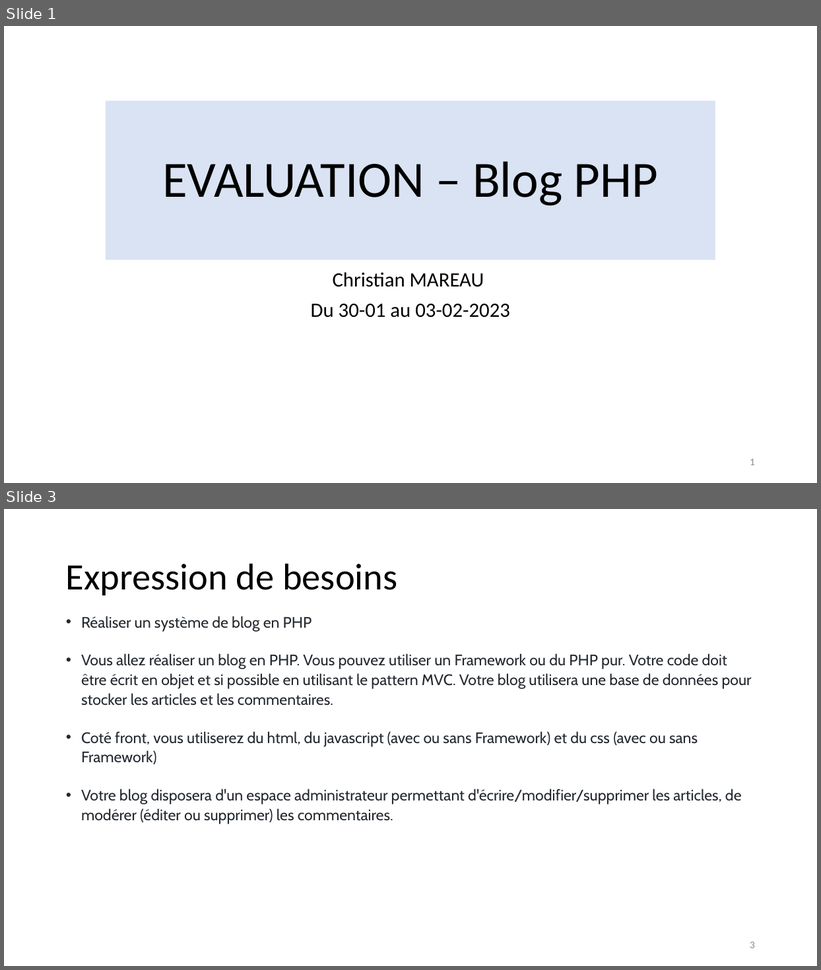
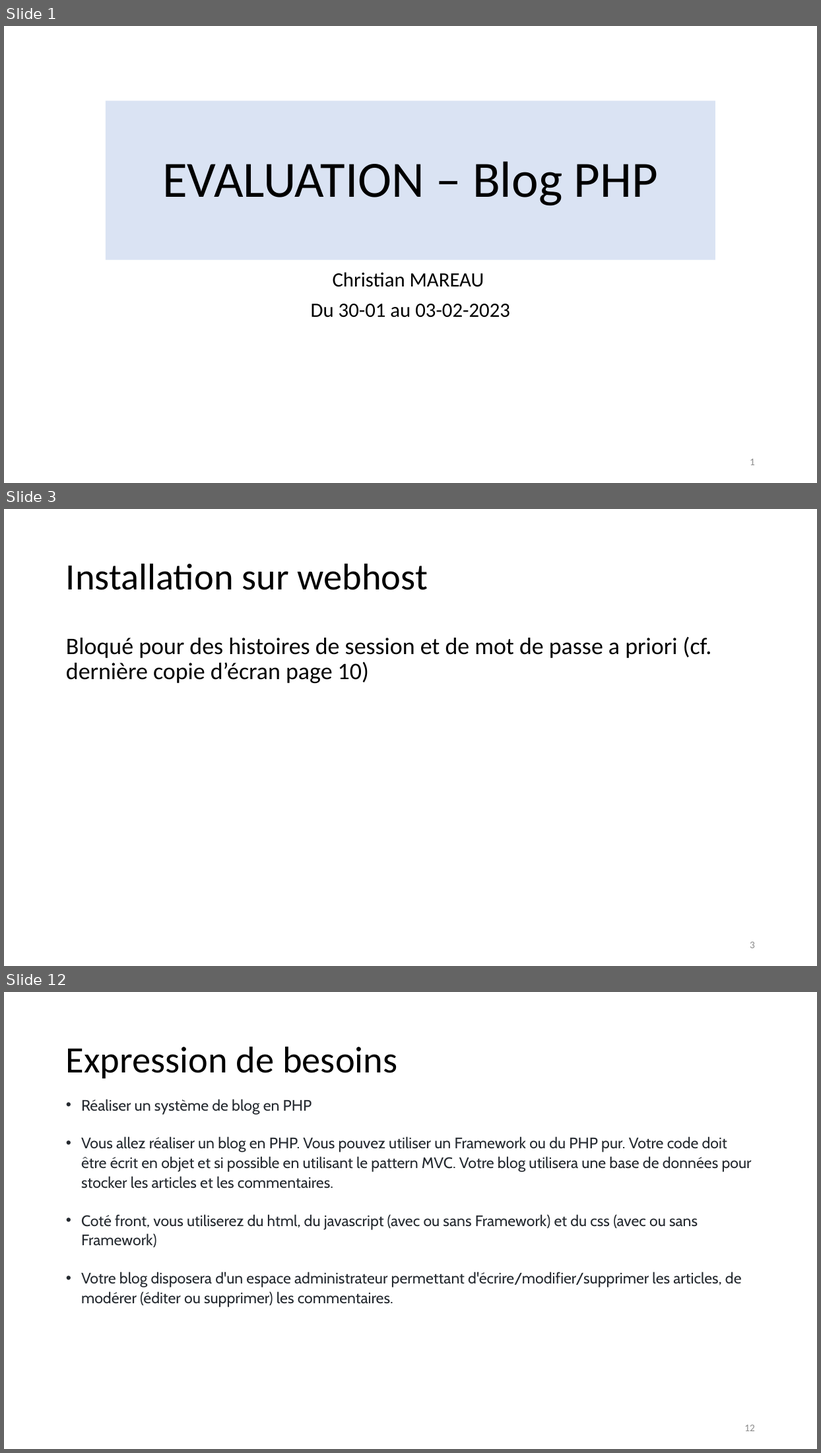
Before and after one commit to chiro314/eval_php_blog, a slide deck: _Conception.pptx. Shown one above the other, each under a label of ours: slides 1 and 3 before the commit, slides 1, 3 and 12 after it; the slides between them are not shown. The pictures are 821x970 and 821x1453 pixels, drawn with LibreOffice and Linux fonts; fonts in the diff are those of the drawing. Boxes give left, top, right and bottom in pixels: in the first picture for what was removed or moved away, otherwise in the second. Text is boxed around its words. In the diff, an @@ line names an element or a change of style, - is before the commit and + after.

```diff
--- a/_Conception.pptx
+++ b/_Conception.pptx
@@ slide 3 added at (x1=4, y1=509, x2=817, y2=966), background #FFFFFF @@
@@ title added at (x1=66, y1=563, x2=428, y2=590), 44 pt, text #000000 @@
+Installation sur webhost
@@ text added at (x1=66, y1=637, x2=712, y2=683), 28 pt, text #000000 @@
+Bloqué pour des histoires de session et de mot de passe a priori (cf. dernière copie d’écran page 10)
@@ page number added at (x1=750, y1=942, x2=755, y2=949), 12 pt, text #8C8C8C @@
+3
@@ what was slide 3 is now slide 12 @@
@@ page number at (x1=745, y1=1425, x2=755, y2=1432): text changed @@
-3
+12
```
Also in this commit, not shown: 1 slide changed, 8 other slides added.
